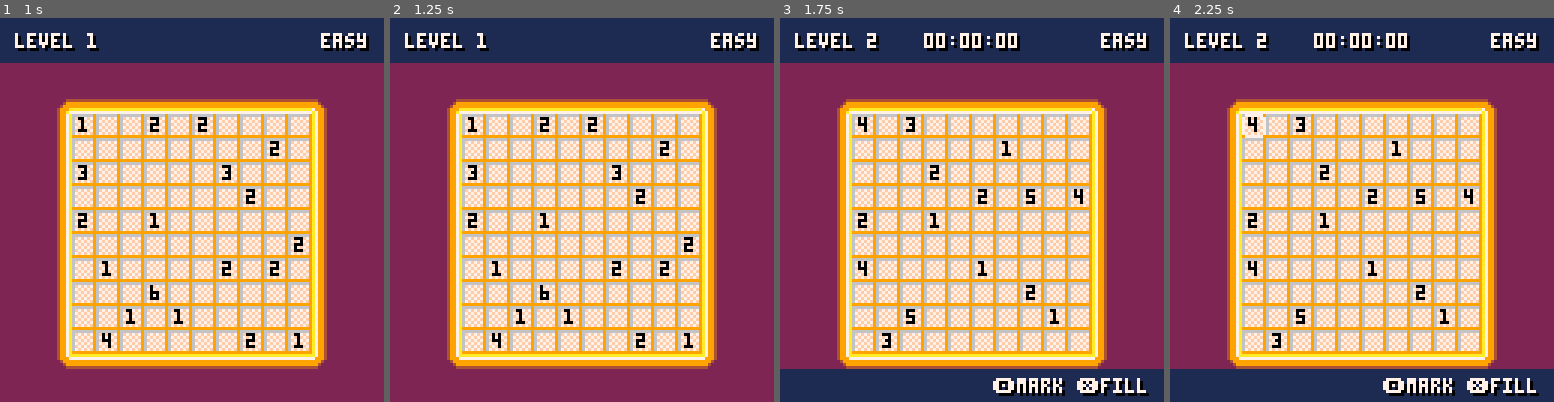
Above: before the commit, frames 1-4 (left to right).
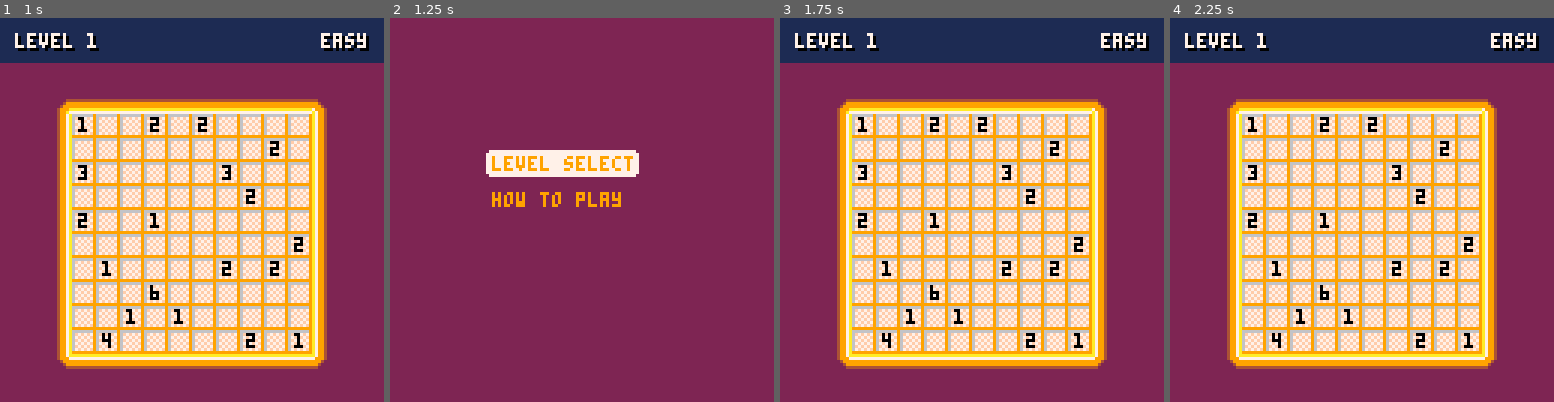
Above: after the commit, the same moments.

Repository: SagePtr/pico-nurikabe
Game: PICO-8 cartridge nurikabe.p8
Same seed, same stepped clock (60 frames per second), same inputs: the game is played once before the commit and once after it.
Inputs:
- Up to frame 1 (1 s): tap X (X key) at 0.33 s; tap O (Z key) at 0.7 s
- Up to frame 2 (1.25 s): tap X (X key) at 1.07 s
- Up to frame 3 (1.75 s): hold Right from 1.6 s (still down); tap O (Z key) at 1.7 s
- Up to frame 4 (2.25 s): tap X (X key) at 1.85 s; release Right at 2.1 s; tap O (Z key) at 2.1 s; hold Up from 2.15 s (still down)

Frame 1 is identical in both runs. In frame 2, 60% of the frame differs, in the area x 0-100%, y 0-92%; in frame 3, 11%; in frame 4, 11%.

Commit message:
Add tutorial

Diff:
--- a/nurikabe.p8
+++ b/nurikabe.p8
@@ -90,6 +90,7 @@
 mode_menu = 1
 mode_level = 2
 mode_level_select = 3
+mode_how_to_play = 4
 mode = nil
 
 -- difficulties --
@@ -109,6 +110,8 @@
 level_islands = nil
 level_duration = nil
 level_start = nil
+level_width = nil
+level_height = nil
 offset_x = nil
 offset_y = nil
 board_offset_x = nil
@@ -272,6 +275,96 @@
   },
 }
 
+how_to_play_screens = {
+  {
+    lines = {"1/6 in nurikabe you must solve", "    which blocks are islands", "    and which are part of", "    the sea"},
+    islands = {0, 3, 11, 3, 5, 3, 1, 1},
+    marks = {},
+    fills = {},
+    error_cells = {},
+    width = 5,
+    height = 5
+  },
+  {
+    lines = {"2/6 each number indicates an", "    island with that many", "    blocks in"},
+    islands = {0, 3, 11, 3, 5, 3, 1, 1},
+    marks = {},
+    fills = {
+      1, 2, 3, 4,
+      6, 9,
+      11, 13, 14,
+      15, 16, 17, 19,
+      21, 24
+    },
+    error_cells = {},
+    width = 5,
+    height = 5
+  },
+  {
+    lines = {"3/6 islands can only contain", "    one number"},
+    islands = {0, 3, 11, 3, 5, 3, 1, 1},
+    marks = {},
+    fills = {
+      1, 2, 3, 4,
+      6, 9,
+      11, 14,
+      15, 16, 19,
+      21, 22, 23, 24
+    },
+    error_cells = {12, 18},
+    width = 5,
+    height = 5
+  },
+  {
+    lines = {"4/6 all filled blocks must", "    be connected together"},
+    islands = {0, 3, 11, 3, 5, 3, 1, 1},
+    marks = {},
+    fills = {
+      1, 3, 4,
+      6, 8, 9,
+      11, 13, 14,
+      15, 16, 17, 19,
+      21, 24
+    },
+    error_cells = {3, 4, 8, 9, 13, 14, 19, 24},
+    width = 5,
+    height = 5
+  },
+  {
+    lines = {"5/6 filled blocks cannot have", "    any area of 2x2 or more"},
+    islands = {0, 3, 11, 3, 5, 3, 1, 1},
+    marks = {},
+    fills = {
+      2, 3, 4,
+      6, 9,
+      10, 11, 13, 14,
+      15, 16, 17, 19,
+      21, 24
+    },
+    error_cells = {10, 11, 15, 16},
+    width = 5,
+    height = 5
+  },
+  {
+    lines = {"6/6 you can mark blocks as", "    land to help narrow down", "    the solution"},
+    islands = {0, 3, 11, 3, 5, 3, 1, 1},
+    marks = {5, 7, 8, 10, 22, 23},
+    fills = {
+      1, 2, 3, 4,
+      6, 9,
+      11, 13, 14,
+      15, 16, 17, 19,
+      21, 24
+    },
+    error_cells = {},
+    width = 5,
+    height = 5
+  }
+}
+
+how_to_play_screen = 1
+how_to_play_islands = {}
+
 marks = {}
 checked_cells = {}
 error_cells = {}
@@ -294,6 +387,7 @@
   -- load_solution()
   -- check_solution()
   open_menu()
+  -- open_how_to_play()
 end
 
 function _update()
@@ -303,21 +397,41 @@
     update_level()
   elseif mode == mode_level_select then
     update_level_select()
+  elseif mode == mode_how_to_play then
+    update_how_to_play()
   end
 end
 
 function _draw()
+  cls()
   if mode == mode_menu then
     draw_menu()
   elseif mode == mode_level then
     draw_level()
   elseif mode == mode_level_select then
     draw_level_select()
-  end
+  elseif mode == mode_how_to_play then
+    draw_how_to_play()
+  end
+end
+
+-- reset commonly uses variables
+function reset()
+  level = nil
+  level_size = nil
+  level_islands = nil
+  level_duration = nil
+  level_start = nil
+  level_width = nil
+  level_height = nil
+  error_cells = {}
+  marks = {}
+  is_correct = false
 end
 
 -- switch mode to menu
 function open_menu()
+  reset()
   mode = mode_menu
 
   menu_item_count = 0
@@ -329,6 +443,8 @@
 
 -- switch mode to level
 function open_level()
+  reset()
+  load_level()
   mode = mode_level
   pointer.x = 0
   pointer.y = 0
@@ -339,32 +455,38 @@
 
 -- switch mode to level select
 function open_level_select()
+  reset()
   mode = mode_level_select
   load_level()
 end
 
 -- switch mode to how to play
 function open_how_to_play()
-  -- todo
+  reset()
+  mode = mode_how_to_play
+  how_to_play_screen = 6
+  load_how_to_play_screen()
 end
 
 -- load the level in
 -- performs one-off calculations to set the state of the board
 function load_level()
   level = levels[level_id]
-  level_islands = decompress_islands(level["islands"])
-  level_size = coord_to_index(level["width"] - 1, level["height"] - 1)
+  level_width = level["width"]
+  level_height = level["height"]
+  level_islands = decompress_rle(level["islands"])
+  level_size = coord_to_index(level_width - 1, level_height - 1)
   is_correct = false
   marks = {}
 
-  for x = 0, level["width"] - 1 do
-    for y = 0, level["height"] - 1 do
+  for x = 0, level_width - 1 do
+    for y = 0, level_height - 1 do
       marks[coord_to_index(x, y)] = nil
     end
   end
 
-  local board_width = level["width"] * cell_width
-  local board_height = level["height"] * cell_height
+  local board_width = level_width * cell_width
+  local board_height = level_height * cell_height
 
   offset_x = (screen_width - board_width) / 2
   offset_y = (screen_height - board_height) / 2
@@ -374,19 +496,19 @@
 
   board_offset_x = offset_x - border_width
   board_offset_y = offset_y - border_height
-  map_screen_x = level["width"] + 2
-  map_screen_y = level["height"] + 2
-
-  build_board()
-end
-
--- load the islands from the run-length encoded data
-function decompress_islands(data)
+  map_screen_x = level_width + 2
+  map_screen_y = level_height + 2
+
+  build_board(level_width, level_height)
+end
+
+-- load the values in from the run-length encoded data
+function decompress_rle(data)
   local idx = 0
   local x, y = nil, nil
   local count = nil
   local value = nil
-  local islands = {}
+  local values = {}
 
   for i = 1, #data / 2 do
     count = data[i * 2 - 1]
@@ -396,10 +518,10 @@
     x, y = index_to_coord(idx)
     idx += 1
 
-    add(islands, {value, x, y})
-  end
-
-  return islands
+    add(values, {value, x, y})
+  end
+
+  return values
 end
 
 -- initialise the level menu items
@@ -414,8 +536,8 @@
 function load_solution()
   marks = {}
 
-  for x = 0,level["width"] - 1 do
-    for y = 0,level["height"] - 1 do
+  for x = 0,level_width - 1 do
+    for y = 0,level_height - 1 do
       marks[coord_to_index(x, y)] = nil
     end
   end
@@ -511,8 +633,8 @@
 
   local sea_marks = {}
 
-  for x = 0,level["width"] - 1 do
-    for y = 0,level["height"] - 1 do
+  for x = 0,level_width - 1 do
+    for y = 0,level_height - 1 do
       if (is_cell_filled(x, y)) then
         add(sea_marks, {x, y})
         sea_mark_count += 1
@@ -608,7 +730,7 @@
 
 -- return true if the co-ordinates are within the level boundary
 function is_cell_valid(x, y)
-  if x >= 0 and x < level["width"] and y >= 0 and y < level["height"] then
+  if x >= 0 and x < level_width and y >= 0 and y < level_height then
     return true
   end
   return false
@@ -641,26 +763,26 @@
 end
 
 -- build the board in the map
-function build_board()
+function build_board(width, height)
   -- draw the border
-  for x = 1, level["width"] do
+  for x = 1, width do
     mset(x, 0, spr_border_top)
-    mset(x, level["height"] + 1, spr_border_bottom)
-  end
-  for y = 1, level["height"] do
+    mset(x, height + 1, spr_border_bottom)
+  end
+  for y = 1, height do
     mset(0, y, spr_border_left)
-    mset(level["width"] + 1, y, spr_border_right)
+    mset(width + 1, y, spr_border_right)
   end
 
   -- draw the corners
   mset(0, 0, spr_border_top_left)
-  mset(level["width"] + 1, 0, spr_border_top_right)
-  mset(level["width"] + 1, level["height"] + 1, spr_border_bottom_right)
-  mset(0, level["height"] + 1, spr_border_bottom_left)
+  mset(width + 1, 0, spr_border_top_right)
+  mset(width + 1, height + 1, spr_border_bottom_right)
+  mset(0, height + 1, spr_border_bottom_left)
 
   -- fill the board
-  for x = 1, level["width"] do
-    for y = 1, level["height"] do
+  for x = 1, width do
+    for y = 1, height do
       mset(x, y, spr_board_background)
     end
   end
@@ -708,8 +830,8 @@
   end
 
   -- limit the range
-  pointer.x = clamp(pointer.x, 0, level["width"] - 1)
-  pointer.y = clamp(pointer.y, 0, level["height"] - 1)
+  pointer.x = clamp(pointer.x, 0, level_width - 1)
+  pointer.y = clamp(pointer.y, 0, level_height - 1)
 
   if changed then
     -- reset the counter so the pointer is visible
@@ -774,12 +896,68 @@
 
   if btnp(k_confirm) then
     open_level()
-  end
+  elseif btnp(k_cancel) then
+    open_menu()
+  end
+end
+
+-- read the how to play inputs
+function update_how_to_play()
+  local tmp_screen = how_to_play_screen
+
+  if btnp(k_confirm) or btnp(k_cancel) then
+    open_menu()
+  elseif btnp(k_left) then
+    how_to_play_screen -= 1
+  elseif btnp(k_right) then
+    how_to_play_screen += 1
+  end
+
+  how_to_play_screen = clamp(how_to_play_screen, 1, #how_to_play_screens)
+
+  if how_to_play_screen ~= tmp_screen then
+    load_how_to_play_screen()
+  end
+end
+
+-- load in the current page of the how to play section
+function load_how_to_play_screen()
+  local screen = how_to_play_screens[how_to_play_screen]
+
+  marks = {}
+  error_cells = {}
+  level_width = screen["width"]
+  level_height = screen["height"]
+
+  for i = 1, #screen["fills"] do
+    marks[screen["fills"][i]] = spr_fill
+  end
+
+  for i = 1, #screen["marks"] do
+    marks[screen["marks"][i]] = spr_mark
+  end
+
+  for i = 1, #screen["error_cells"] do
+    error_cells[screen["error_cells"][i]] = true
+  end
+
+  how_to_play_islands = decompress_rle(screen["islands"])
+
+  local board_width = screen["width"] * cell_width
+
+  offset_x = (screen_width - board_width) / 2
+  offset_y = 50
+
+  board_offset_x = offset_x - border_width
+  board_offset_y = offset_y - border_height
+  map_screen_x = screen["width"] + 2
+  map_screen_y = screen["height"] + 2
+
+  build_board(screen["width"], screen["height"])
 end
 
 -- draw the menu
 function draw_menu()
-  cls()
   rectfill(0, 0, 127, 127, bg)
 
   for idx, menu_item in pairs(menu_items) do
@@ -803,7 +981,6 @@
 
 -- draw the level, the board and the markings
 function draw_level()
-  cls()
   rectfill(0, 0, screen_width - 1, screen_height - 1, bg)
 
   map(0, 0, board_offset_x, board_offset_y, map_screen_x, map_screen_y)
@@ -825,7 +1002,6 @@
 
 -- draw the level select screen
 function draw_level_select()
-  cls()
   rectfill(0, 0, 127, 127, bg)
   rectfill(0, 0, screen_width - 1, cell_height + 6, bar_bg)
   map(0, 0, board_offset_x, board_offset_y, map_screen_x, map_screen_y)
@@ -882,6 +1058,32 @@
   print(text, x + menu_padding, y + menu_padding, success_fg)
 end
 
+-- draw the how to play screen
+function draw_how_to_play()
+  local y = 4
+  local lines = how_to_play_screens[how_to_play_screen].lines
+  local col = nil
+
+  rectfill(0, 0, 127, 127, bg)
+  map(0, 0, board_offset_x, board_offset_y, map_screen_x, map_screen_y)
+
+  for cell in all(how_to_play_islands) do
+    col = cell_has_error(cell[2], cell[3]) and number_error_col or number_col
+    print_number(cell[1], cell[2] * cell_width + offset_x, cell[3] * cell_width + offset_y, col)
+  end
+
+  draw_marks()
+  draw_numbers()
+
+  for i = 1, #lines do
+    print_shadow(lines[i], 4, y, bar_fg, bar_fg_shadow)
+    y += cell_height
+  end
+
+  print_shadow("🅾️/❎back", 4, 119, bar_fg, bar_fg_shadow)
+  print_shadow("⬅️prev ➡️next", 71, 119, bar_fg, bar_fg_shadow)
+end
+
 -- return the time in hours, minutes and seconds
 function split_time(seconds)
   local hours, minutes = 0, 0
@@ -937,8 +1139,8 @@
   local idx = nil
   local sprite = nil
 
-  for x = 0, level["width"] - 1 do
-    for y = 0, level["height"] - 1 do
+  for x = 0, level_width - 1 do
+    for y = 0, level_height - 1 do
       idx = coord_to_index(x, y)
 
       if (marks[idx]) then
@@ -1035,15 +1237,15 @@
 
 -- convert the x and y coordinates into an index
 function coord_to_index(x, y)
-  return level["width"] * y + x
+  return level_width * y + x
 end
 
 -- convert the index into x and y coordinates
 function index_to_coord(idx)
   local x, y = nil, nil
 
-  y = flr(idx / level["width"])
-  x = idx - y * level["width"]
+  y = flr(idx / level_width)
+  x = idx - y * level_width
 
   return x, y
 end
